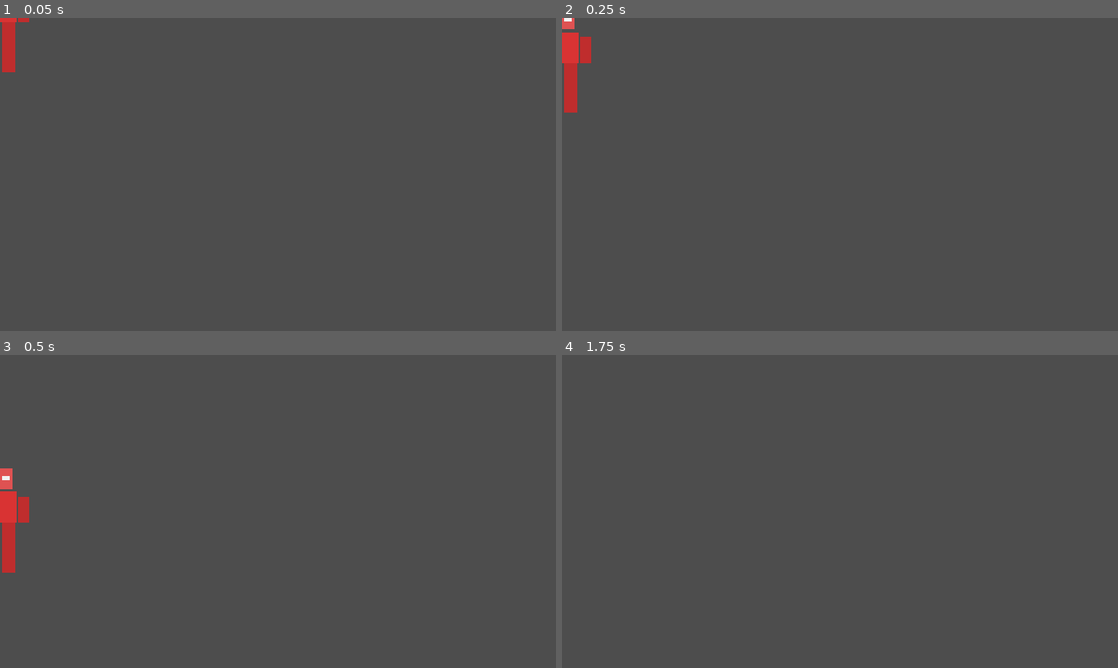
Above: before the commit, frames 1-4 (two rows, left to right).
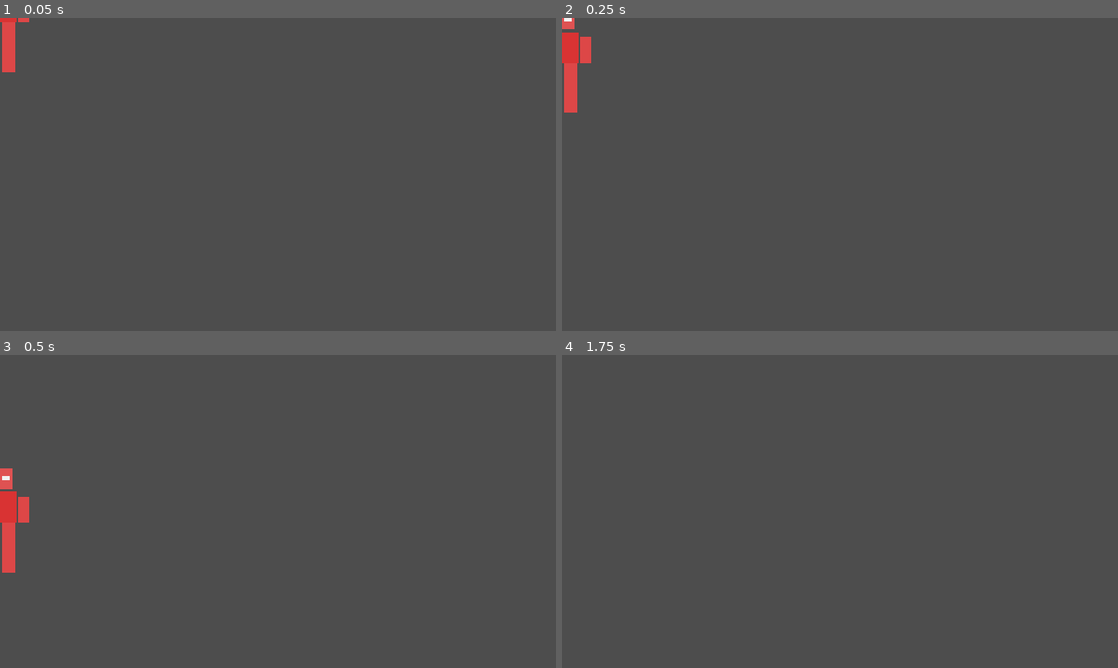
Above: after the commit, the same moments.

Repository: al5ina5/fighter
Game: Godot game, scene res://scenes/Player.tscn
The game is run twice, just before and just after one commit, with the same random seed, the same clock (stepped at 60 frames per second) and the same inputs. This scene is started directly instead of the project's main scene.
Inputs:
- Up to frame 1 (0.05 s): no input
- Up to frame 2 (0.25 s): no input
- Up to frame 3 (0.5 s): no input
- Up to frame 4 (1.75 s): tap Enter (ui_accept) at 0.5, 1.25 s; hold D (p1_move_right) from 0.53 s (still down); tap S (p1_block) at 0.6 s; tap W (p1_jump) at 0.77, 1.52 s; tap R (p1_heavy) at 1.35 s

The runs differ from the first frame. In frame 1, 0.4% of the frame differs, in the area x 0-6%, y 0-18%; in frame 2, 0.5%; in frame 3, 0.5%, in the area x 0-6%, y 45-70%; in frame 4, nothing differs.

Commit message:
Target = victim's stance-front limb (light), back limb (heavy); front side bright, swaps with stance so the correct leg's HUD bar drops

Diff:
--- a/scripts/Player.gd
+++ b/scripts/Player.gd
@@ -212,8 +212,8 @@
 
 
 func _target_priority(victim, band: String, heavy: bool) -> Array:
-	var closer := "l" if global_position.x < victim.global_position.x else "r"
-	var farther := "r" if closer == "l" else "l"
+	var front: String = victim.front_side()
+	var back := "l" if front == "r" else "r"
 	if victim._is_legless():
 		match band:
 			"high":
@@ -222,19 +222,19 @@
 				return ["head", "torso"]
 			"low":
 				if heavy:
-					return ["arm_" + farther, "arm_" + closer, "torso"]
-				return ["arm_" + closer, "arm_" + farther, "torso"]
+					return ["arm_" + back, "arm_" + front, "torso"]
+				return ["arm_" + front, "arm_" + back, "torso"]
 	match band:
 		"high":
 			return ["head", "torso"]
 		"mid":
 			if heavy:
-				return ["arm_" + farther, "arm_" + closer, "torso"]
-			return ["arm_" + closer, "arm_" + farther, "torso"]
+				return ["arm_" + back, "arm_" + front, "torso"]
+			return ["arm_" + front, "arm_" + back, "torso"]
 		"low":
 			if heavy:
-				return ["leg_" + farther, "leg_" + closer, "torso"]
-			return ["leg_" + closer, "leg_" + farther, "torso"]
+				return ["leg_" + back, "leg_" + front, "torso"]
+			return ["leg_" + front, "leg_" + back, "torso"]
 	return ["torso"]
 
 
@@ -347,10 +347,10 @@
 		return body_color.lightened(0.15)
 	if name == "torso":
 		return body_color
-	var lead := "r" if stance == 1 else "l"
-	if name.ends_with("_" + lead):
-		return body_color.darkened(0.12)
-	return body_color.lightened(0.10)
+	var front := "r" if stance == 1 else "l"
+	if name.ends_with("_" + front):
+		return body_color.lightened(0.10)
+	return body_color.darkened(0.10)
 
 
 func _get_limb_body(name: String) -> ColorRect:
@@ -375,6 +375,10 @@
 
 func _has_leg() -> bool:
 	return not (limb_hp["leg_l"].gone and limb_hp["leg_r"].gone)
+
+
+func front_side() -> String:
+	return "r" if stance == 1 else "l"
 
 
 func _torso_mult() -> float:
